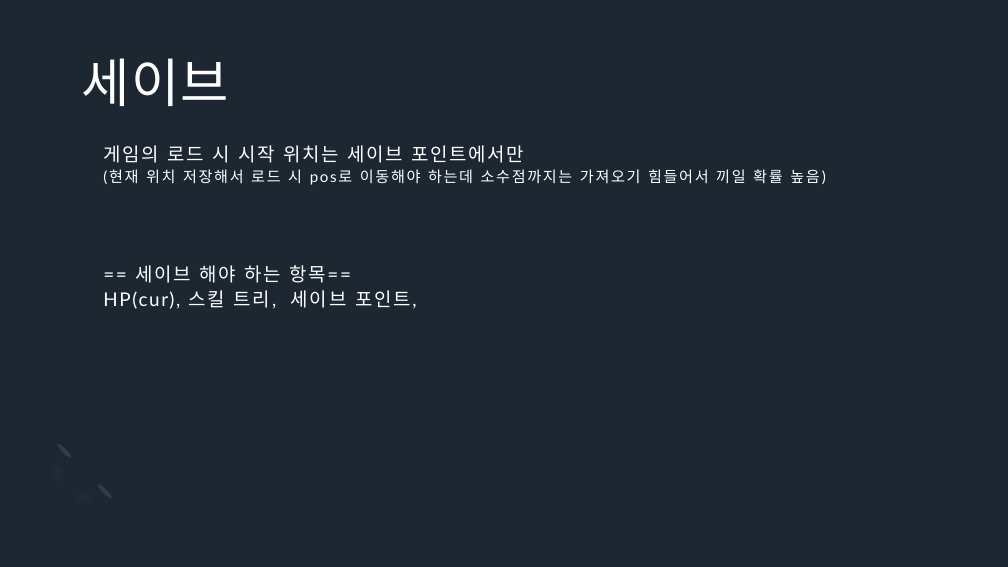
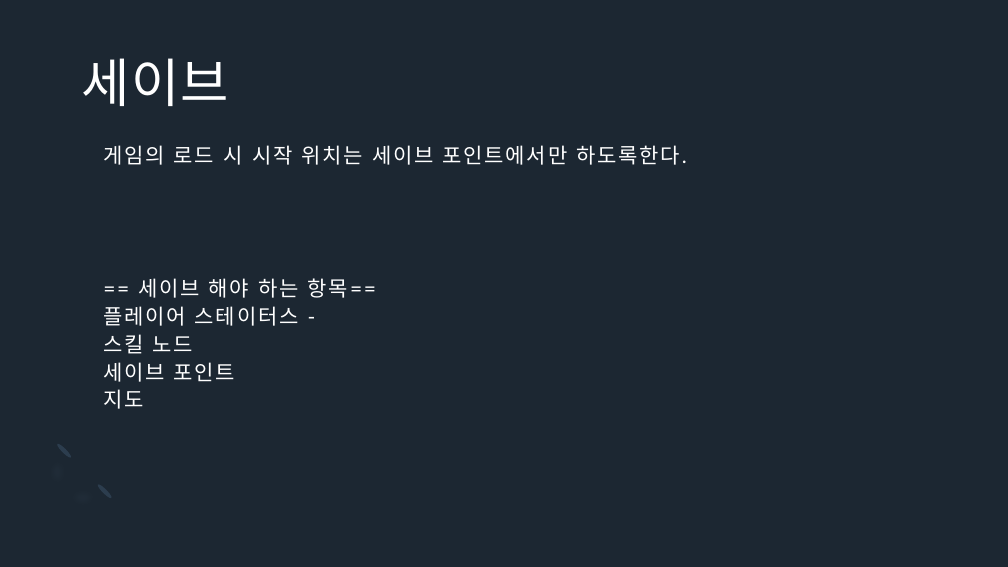
Before and after one commit to Icloy/2D_Roguelike, a slide deck: slide 13 of 기획서.pptx (slide 16 before the commit). Drawn at 1008x567 pixels with LibreOffice and Linux fonts; fonts in the diff are those of the drawing. Boxes give left, top, right and bottom in pixels: in the first picture for what was removed or moved away, otherwise in the second. Text is boxed around its words. In the diff, an @@ line names an element or a change of style, - is before the commit and + after.

```diff
--- a/기획서.pptx
+++ b/기획서.pptx
@@ title at (103, 145, 687, 409): text changed; size 18 to 20 pt @@
-게임의 로드 시 시작 위치는 세이브 포인트에서만
-(현재 위치 저장해서 로드 시 pos로 이동해야 하는데 소수점까지는 가져오기 힘들어서 끼일 확률 높음)
-== 세이브 해야 하는 항목==
-HP(cur), 스킬 트리, 세이브 포인트,
+게임의 로드 시 시작 위치는 세이브 포인트에서만 하도록한다.
+== 세이브 해야 하는 항목==
+플레이어 스테이터스 -
+스킬 노드
+세이브 포인트
+지도
```
Also in this commit, not shown: 14 other slides changed, 5 slides added, 1 slide removed.
